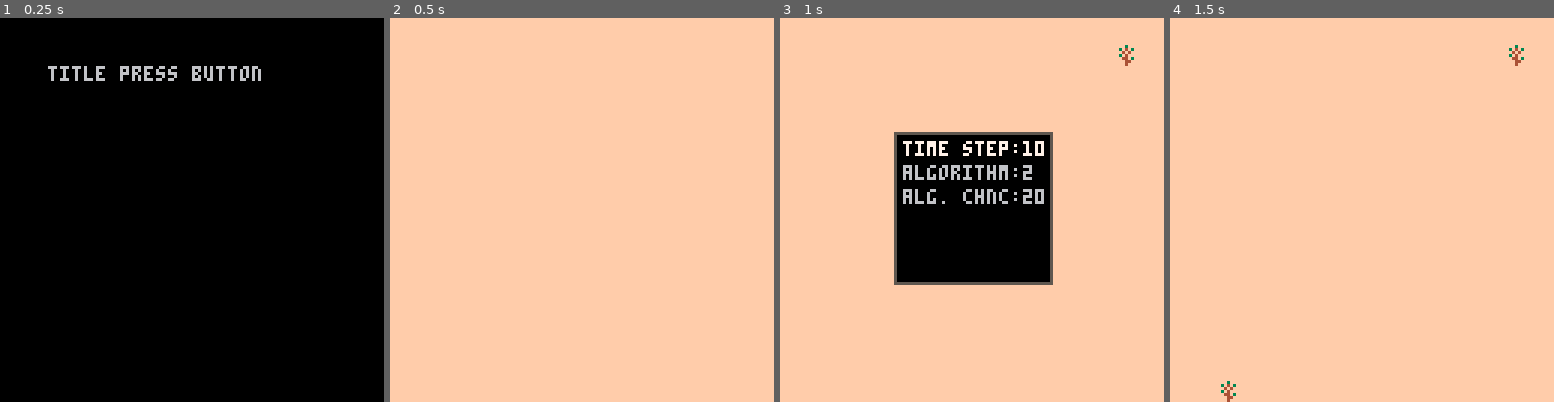
Above: before the commit, frames 1-4 (left to right).
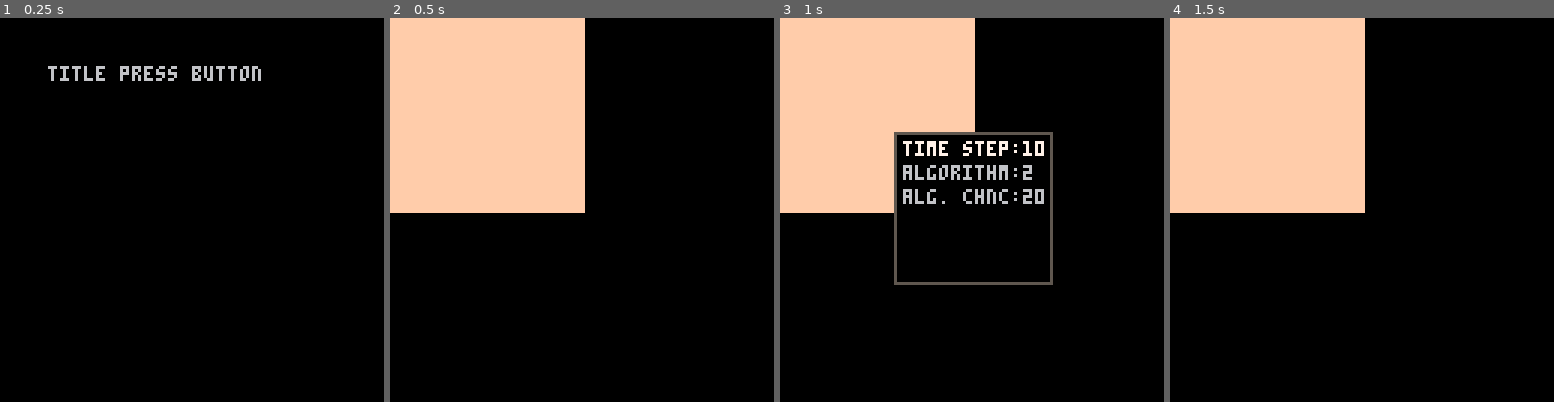
Above: after the commit, the same moments.

Repository: arnodick/castle
Game: PICO-8 cartridge forestfire.p8
Same seed, same stepped clock (60 frames per second), same inputs: the game is played once before the commit and once after it.
Inputs:
- Up to frame 1 (0.25 s): no input
- Up to frame 2 (0.5 s): tap X (X key) at 0.33 s
- Up to frame 3 (1 s): tap O (Z key) at 0.7 s
- Up to frame 4 (1.5 s): tap X (X key) at 1.07 s

Frame 1 is identical in both runs. In frame 2, 74% of the frame differs, in the area x 0-100%, y 0-100%; in frame 3, 62%; in frame 4, 74%.

Commit message:
something

Diff:
--- a/forestfire.p8
+++ b/forestfire.p8
@@ -218,8 +218,8 @@
 	if s==2 then
 		cellw=8
 		cellh=8
-		mapw=16
-		maph=16
+		mapw=8
+		maph=8
 		screenw=mapw*cellw
 		screenh=maph*cellh
 		menus={}
@@ -234,7 +234,7 @@
 		drawtitle()
 	end
 	if s==2 then
-		rectfill(cam[1],cam[2],screenw,screenh,15)
+		rectfill(0,0,screenw,screenh,15)
 		map(0,0,0,0,mapw,maph)
 		foreach(menus,drawmenu)
 		if debug then
